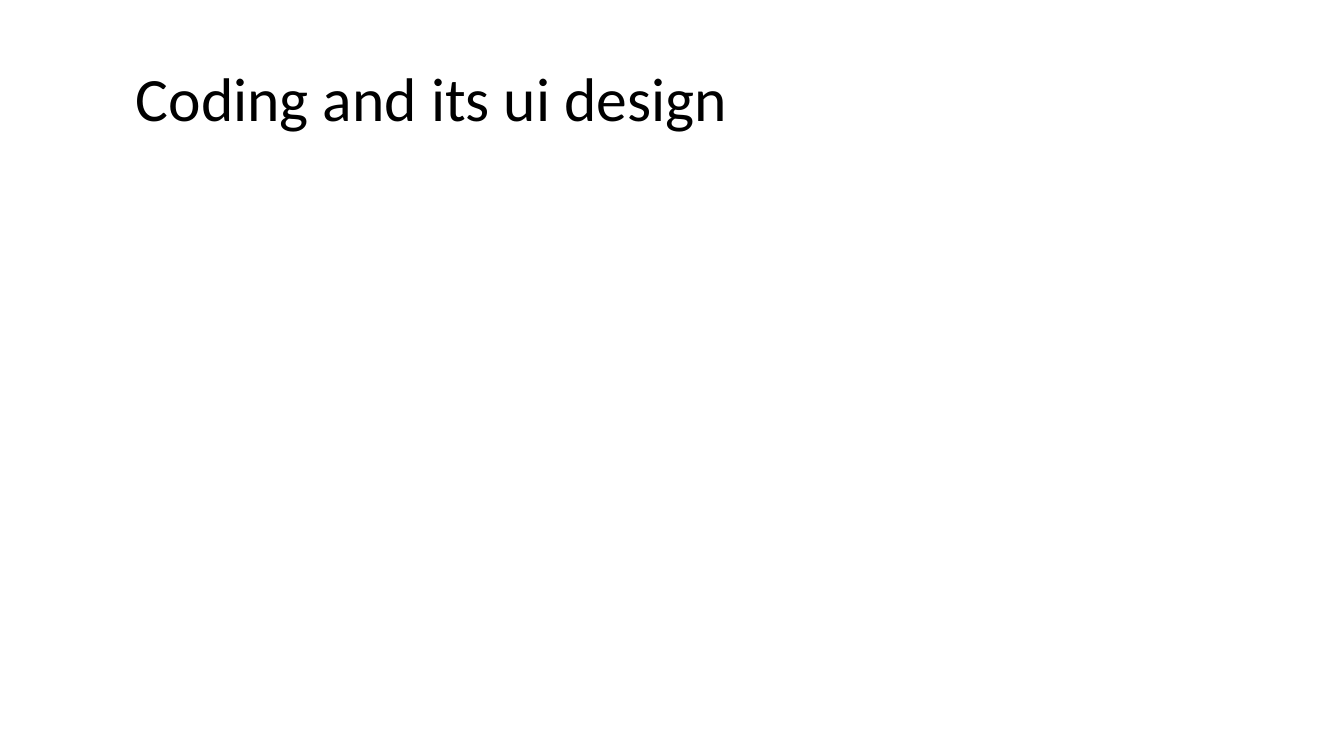
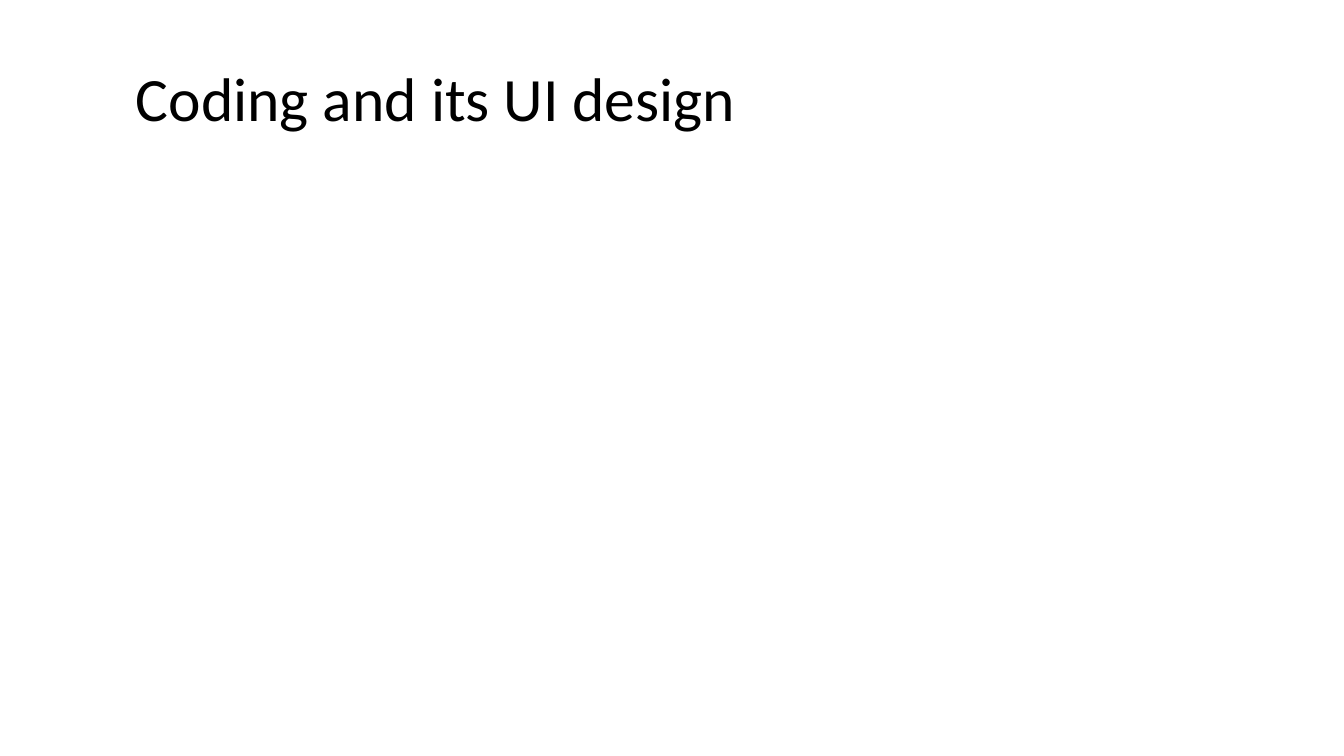
Before and after one commit to sdaisyna/PharmacyMS, a slide deck: slide 29 of Design/Medino Pharmacy.pptx (slide 33 before the commit). Drawn at 1344x756 pixels with LibreOffice and Linux fonts; fonts in the diff are those of the drawing. Boxes give left, top, right and bottom in pixels: in the first picture for what was removed or moved away, otherwise in the second. Text is boxed around its words. In the diff, an @@ line names an element or a change of style, - is before the commit and + after.

```diff
--- a/Design/Medino Pharmacy.pptx
+++ b/Design/Medino Pharmacy.pptx
@@ title at [136,78,735,132]: text changed @@
-Coding and its ui design
+Coding and its UI design
```
Also in this commit, not shown: 15 other slides changed, 8 slides added, 12 slides removed, 2 other files.
